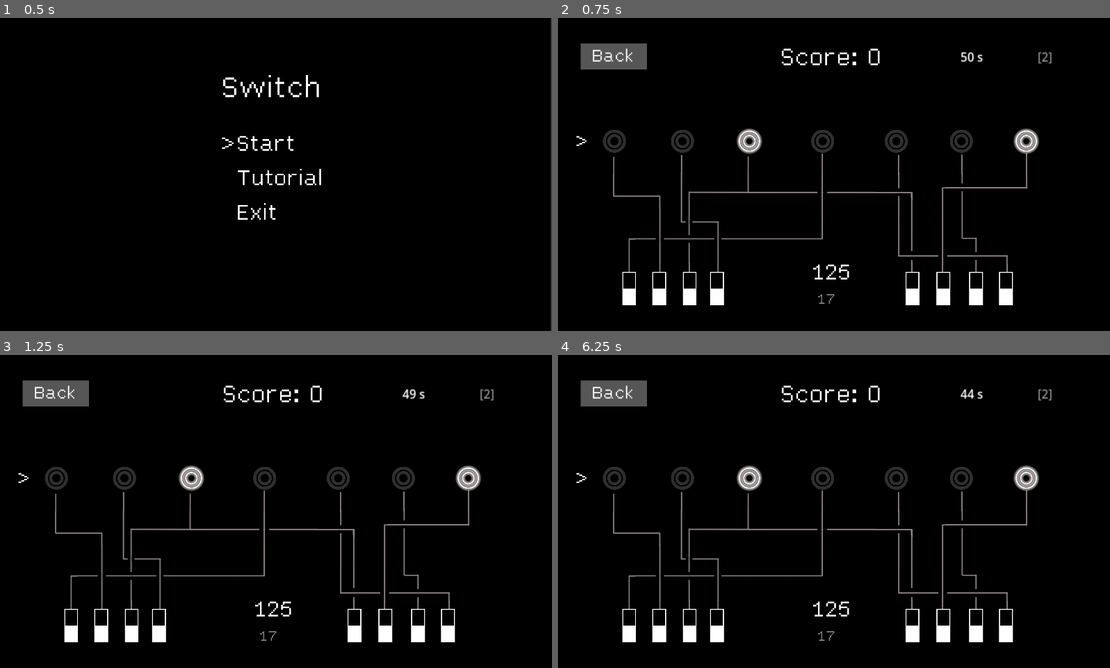
Above: before the commit, frames 1-4 (two rows, left to right).
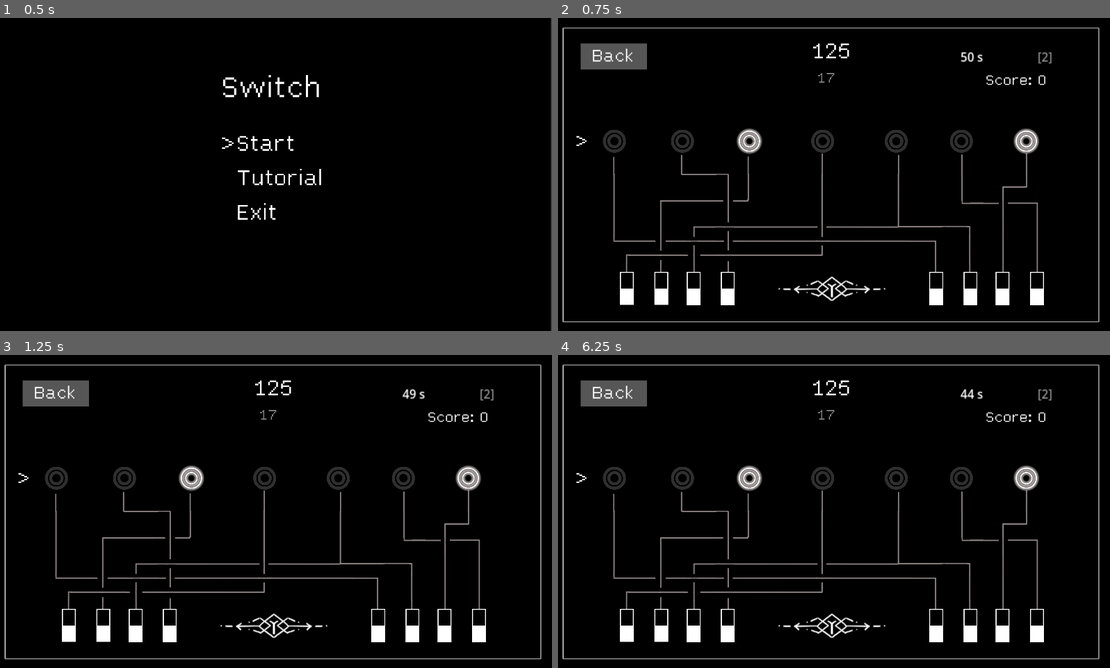
Above: after the commit, the same moments.

Repository: DragonCat4012/Switch
Game: Godot game, scene res://Scenes/menu.tscn
Two runs of this game, one before a commit and one after it. Both use one fixed random seed, a clock stepped at 60 frames per second and the inputs below.
Inputs (mouse positions are in pixels of both pictures, inside the frame that each line leads up to):
- Up to frame 1 (0.5 s): no input
- Up to frame 2 (0.75 s): tap Enter (ui_accept) at 0.5 s; move the mouse to (955, 158) at 0.52 s; hold Right (ui_right) from 0.53 s (still down); click (955, 158) at 0.67 s
- Up to frame 3 (1.25 s): keep holding Right (ui_right); tap Enter (ui_accept) at 0.77 s
- Up to frame 4 (6.25 s): move the mouse to (718, 527) at 1.27 s; release Right (ui_right) at 1.28 s; hold Down (ui_down) 1.28-2.03 s; tap Enter (ui_accept) at 1.52, 2, 2.75, 3.02, 3.5, 3.77, 4.25, 4.52, 5, 6.02 s; move the mouse to (889, 442) at 2.02 s; hold Right (ui_right) 2.03-2.78 s; move the mouse to (806, 574) at 2.77 s; hold Up (ui_up) 2.78-3.53 s; click (806, 574) at 2.92 s; move the mouse to (999, 558) at 3.52 s; hold Left (ui_left) 3.53-5.03 s; move the mouse to (662, 464) at 4.27 s; move the mouse to (861, 511) at 5.02 s; hold Down (ui_down) 5.03-5.78 s; click (861, 511) at 5.17 s; move the mouse to (751, 433) at 5.77 s; hold Right (ui_right) from 5.78 s (still down)

Frame 1 is identical in both runs. In frame 2, 6.4% of the frame differs, in the area x 0-99%, y 2-98%; in frame 3, 6.4%; in frame 4, 6.4%.

Commit message:
update ui

Diff:
--- a/Scenes/game.tscn
+++ b/Scenes/game.tscn
@@ -1,11 +1,13 @@
-[gd_scene load_steps=9 format=3 uid="uid://cygmp3elu4kij"]
+[gd_scene load_steps=11 format=3 uid="uid://cygmp3elu4kij"]
 
 [ext_resource type="Script" path="res://game.gd" id="1_67put"]
 [ext_resource type="FontFile" uid="uid://b2cswqm32sj5f" path="res://Lex.ttf" id="2_q8ujg"]
 [ext_resource type="Script" path="res://Sprites/Switch/Switch.gd" id="3_gwxeo"]
 [ext_resource type="Texture2D" uid="uid://q7pg1xi85gxc" path="res://Sprites/Maps/map_1.PNG" id="3_lyxkw"]
 [ext_resource type="Texture2D" uid="uid://bvp45mugj0pvi" path="res://Sprites/Switch/off.PNG" id="3_tksxr"]
+[ext_resource type="Texture2D" uid="uid://bg2v8g0rhtklx" path="res://Sprites/Maps/map_deco.PNG" id="4_tswrj"]
 [ext_resource type="Texture2D" uid="uid://cpiutjtj20tfu" path="res://Sprites/Lamps/off.PNG" id="5_4jnr2"]
+[ext_resource type="Texture2D" uid="uid://bwvpxew6qd2m5" path="res://Sprites/Maps/map_border.PNG" id="5_nvd4p"]
 [ext_resource type="Script" path="res://Sprites/Lamps/Lamp.gd" id="6_ampmk"]
 [ext_resource type="AudioStream" uid="uid://yfmc76ec18kr" path="res://Sounds/zap.mp3" id="8_q7x5g"]
 
@@ -38,9 +40,9 @@
 
 [node name="CenterContainer" type="CenterContainer" parent="."]
 offset_left = 3.0
-offset_top = 840.0
+offset_top = 77.0
 offset_right = 1923.0
-offset_bottom = 1024.0
+offset_bottom = 261.0
 
 [node name="VBoxContainer" type="VBoxContainer" parent="CenterContainer"]
 layout_mode = 2
@@ -72,57 +74,65 @@
 position = Vector2(960, 540)
 texture = ExtResource("3_lyxkw")
 
+[node name="Map_deco" type="Sprite2D" parent="MarginContainer"]
+position = Vector2(960, 540)
+texture = ExtResource("4_tswrj")
+
+[node name="Map_border" type="Sprite2D" parent="MarginContainer"]
+position = Vector2(960, 540)
+texture = ExtResource("5_nvd4p")
+
 [node name="Switch 1" type="Sprite2D" parent="MarginContainer"]
-position = Vector2(259.835, 933.26)
+position = Vector2(252, 933)
 scale = Vector2(0.07, 0.07)
 texture = ExtResource("3_tksxr")
 script = ExtResource("3_gwxeo")
 metadata/id = 1
 
 [node name="Switch 2" type="Sprite2D" parent="MarginContainer"]
-position = Vector2(363.835, 933.26)
+position = Vector2(371, 933)
 scale = Vector2(0.07, 0.07)
 texture = ExtResource("3_tksxr")
 script = ExtResource("3_gwxeo")
 metadata/id = 2
 
 [node name="Switch 3" type="Sprite2D" parent="MarginContainer"]
-position = Vector2(468.835, 933.26)
+position = Vector2(483, 933.26)
 scale = Vector2(0.07, 0.07)
 texture = ExtResource("3_tksxr")
 script = ExtResource("3_gwxeo")
 metadata/id = 3
 
 [node name="Switch 4" type="Sprite2D" parent="MarginContainer"]
-position = Vector2(562.835, 933.26)
+position = Vector2(600, 933.26)
 scale = Vector2(0.07, 0.07)
 texture = ExtResource("3_tksxr")
 script = ExtResource("3_gwxeo")
 metadata/id = 4
 
 [node name="Switch 5" type="Sprite2D" parent="MarginContainer"]
-position = Vector2(1237.83, 933.26)
+position = Vector2(1320, 933.26)
 scale = Vector2(0.07, 0.07)
 texture = ExtResource("3_tksxr")
 script = ExtResource("3_gwxeo")
 metadata/id = 5
 
 [node name="Switch 6" type="Sprite2D" parent="MarginContainer"]
-position = Vector2(1344.83, 933.26)
+position = Vector2(1438, 933.26)
 scale = Vector2(0.07, 0.07)
 texture = ExtResource("3_tksxr")
 script = ExtResource("3_gwxeo")
 metadata/id = 6
 
 [node name="Switch 7" type="Sprite2D" parent="MarginContainer"]
-position = Vector2(1457.83, 933.26)
+position = Vector2(1549, 933.26)
 scale = Vector2(0.07, 0.07)
 texture = ExtResource("3_tksxr")
 script = ExtResource("3_gwxeo")
 metadata/id = 7
 
 [node name="Switch 8" type="Sprite2D" parent="MarginContainer"]
-position = Vector2(1560.83, 933.26)
+position = Vector2(1668, 933.26)
 scale = Vector2(0.07, 0.07)
 texture = ExtResource("3_tksxr")
 script = ExtResource("3_gwxeo")
@@ -178,17 +188,17 @@
 metadata/id = 7
 
 [node name="CenterContainer2" type="CenterContainer" parent="."]
-offset_left = 2.0
-offset_top = 94.0
-offset_right = 1922.0
-offset_bottom = 194.0
+offset_left = 1279.0
+offset_top = 189.0
+offset_right = 1919.0
+offset_bottom = 289.0
 
 [node name="ScoreLabel" type="Label" parent="CenterContainer2"]
 custom_minimum_size = Vector2(100, 100)
 layout_mode = 2
 size_flags_horizontal = 4
 theme_override_fonts/font = ExtResource("2_q8ujg")
-theme_override_font_sizes/font_size = 100
+theme_override_font_sizes/font_size = 60
 text = "OwO
 "
 
--- a/game.gd
+++ b/game.gd
@@ -42,7 +42,7 @@
 var timer = Timer.new()
 
 var map_dict = { # key=switch, value=lamp
-	0: {
+	2: {
 		1: 4,
 		2: 3,
 		3: 5,
@@ -52,7 +52,7 @@
 		7: 7,
 		8: 6
 	},
-	1: {
+	0: {
 		1: 1,
 		2: 4,
 		3: 2,
@@ -62,7 +62,7 @@
 		7: 5,
 		8:6
 	},
-	2: {
+	1: {
 		1: 4,
 		2: 1,
 		3: 3,
Binary file changed: Sprites/Maps/map_0.PNG
Binary file changed: Sprites/Maps/map_1.PNG
Binary file changed: Sprites/Maps/map_2.PNG
Binary file added: Sprites/Maps/map_border.PNG
Not shown, added: Sprites/Maps/map_border.PNG.import
Binary file added: Sprites/Maps/map_deco.PNG
Not shown, added: Sprites/Maps/map_deco.PNG.import
